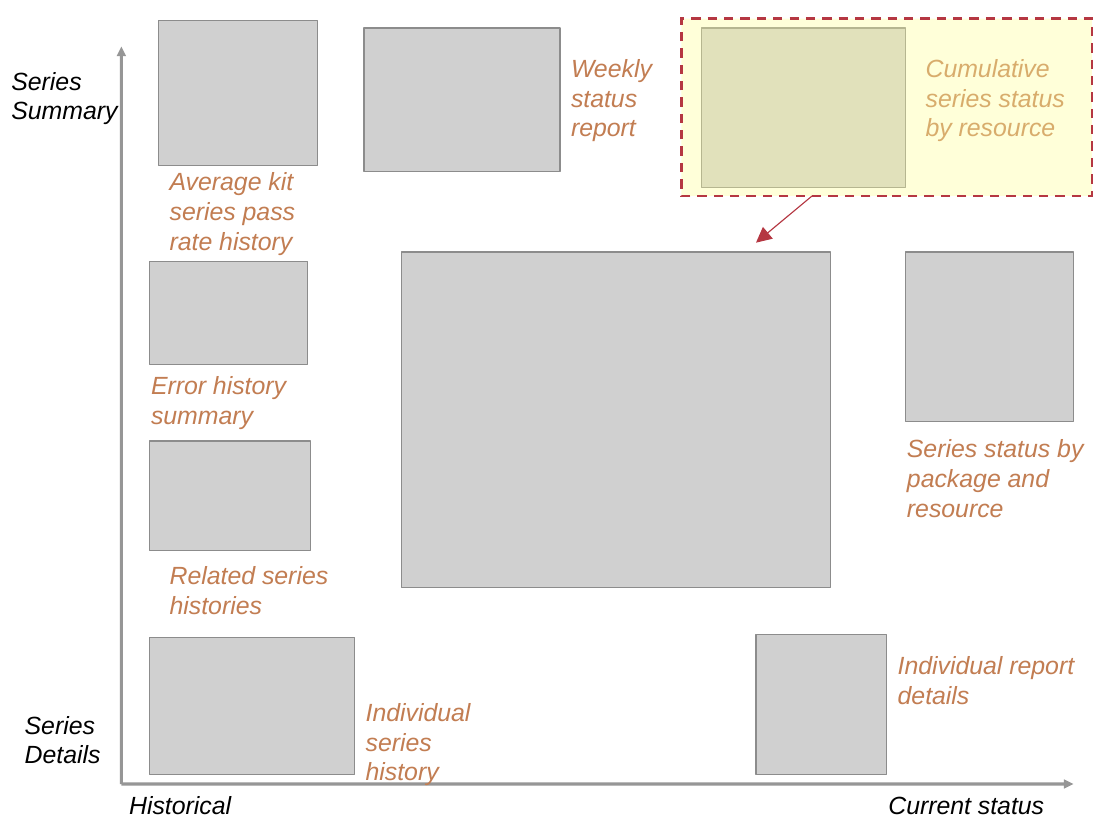
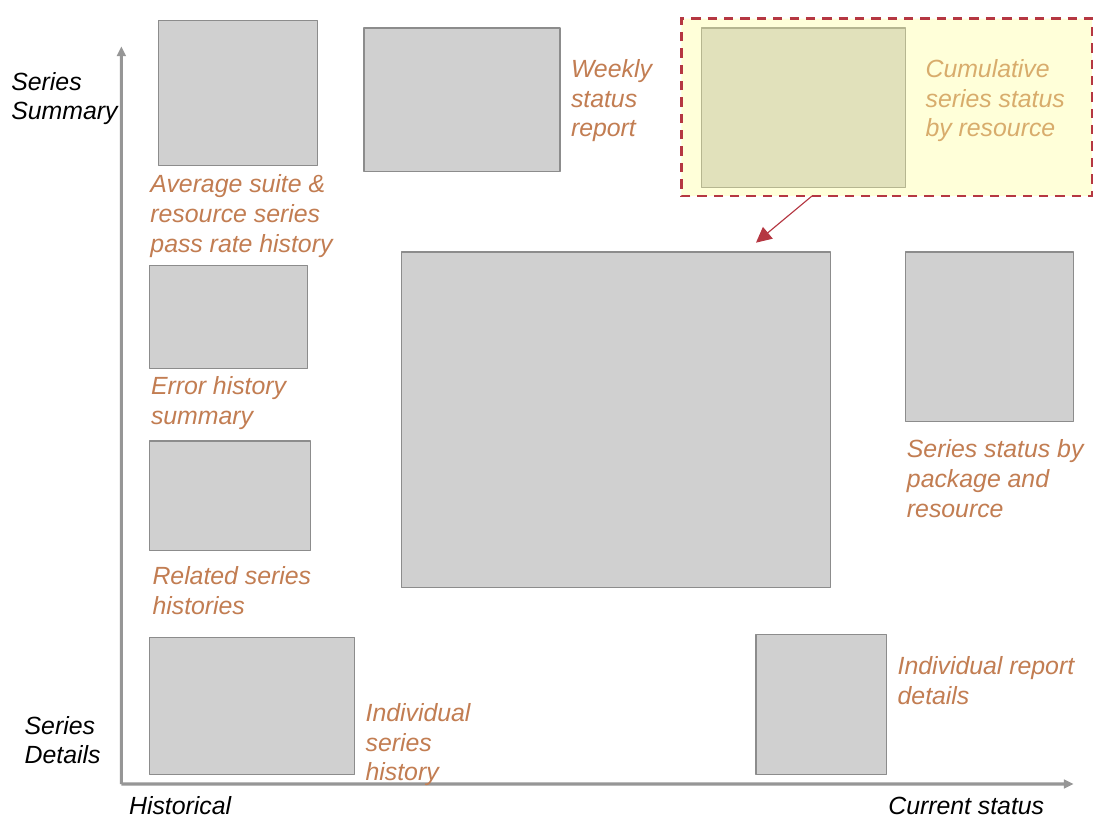
Before and after one commit to IncaProject/inca-xsede, a slide deck: slide 5 of talks/2008workshop/consumer.ppt. Drawn at 1120x840 pixels with LibreOffice and Linux fonts; fonts in the diff are those of the drawing; grey boxes stand for pictures. Boxes give left, top, right and bottom in pixels: in the first picture for what was removed or moved away, otherwise in the second. Text is boxed around its words. In the diff, an @@ line names an element or a change of style, - is before the commit and + after.

```diff
--- a/talks/2008workshop/consumer.ppt
+++ b/talks/2008workshop/consumer.ppt
@@ text at [150, 174, 332, 257]: text changed @@
-Average kit series pass rate history
+Average suite & resource series pass rate history
@@ picture: place and size @@
-picture at [149, 261, 308, 364]
+picture at [149, 265, 308, 368]
@@ text "Related series histories": place and size @@
-text "Related series histories" at [170, 566, 328, 614]
+text "Related series histories" at [153, 566, 311, 615]
```
Also in this commit, not shown: 7 other slides changed, 19 slides added, 15 slides removed.
